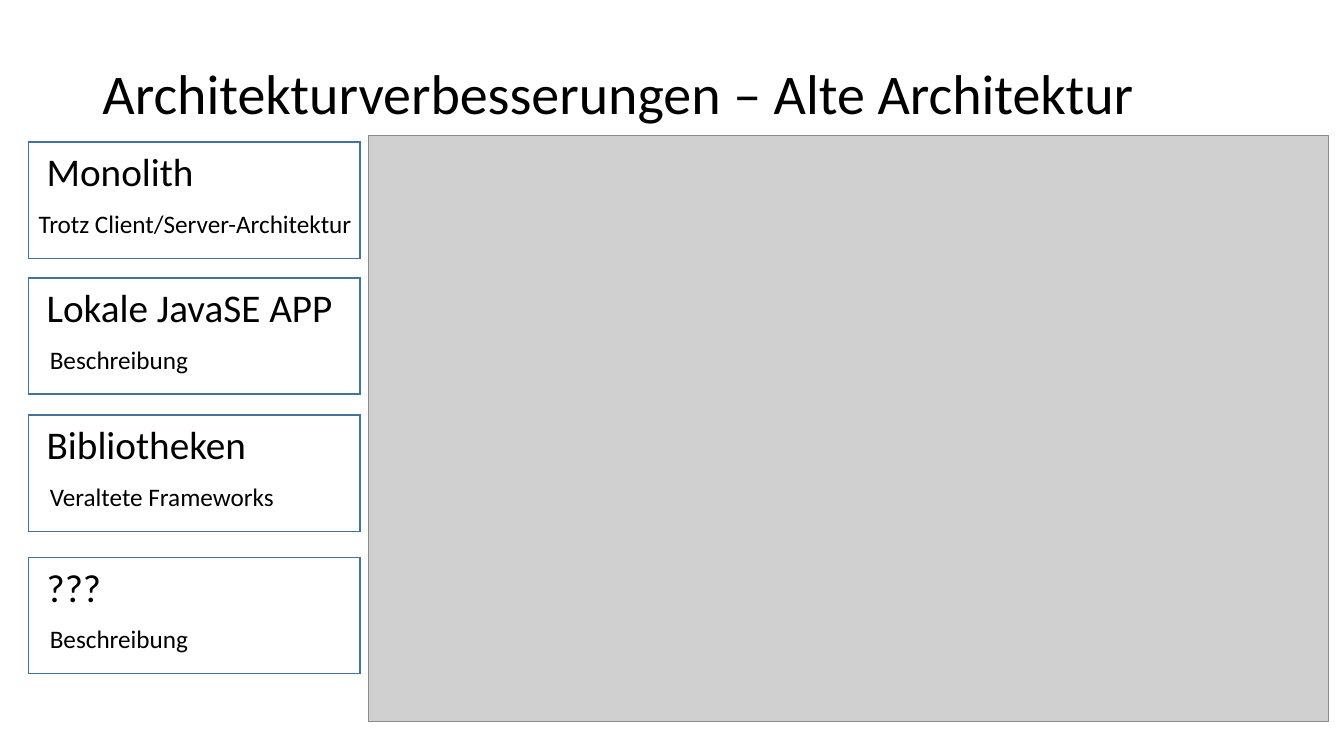
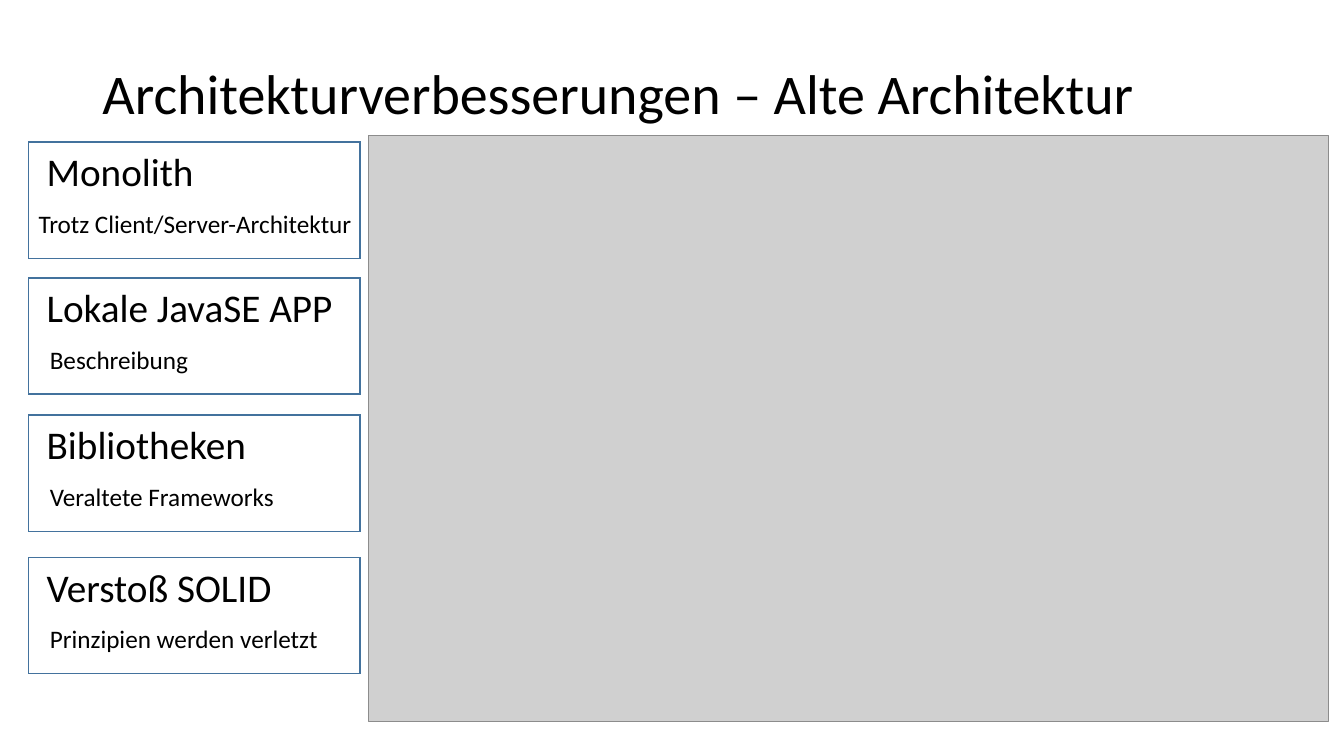
Before and after one commit to chrissike/chatapplication, a slide deck: slide 5 of dokumentation/vortrag.pptx. Drawn at 1344x756 pixels with LibreOffice and Linux fonts; fonts in the diff are those of the drawing; grey boxes stand for pictures; background and template pictures are left out. Boxes give left, top, right and bottom in pixels: in the first picture for what was removed or moved away, otherwise in the second. Text is boxed around its words. In the diff, an @@ line names an element or a change of style, - is before the commit and + after.

```diff
--- a/dokumentation/vortrag.pptx
+++ b/dokumentation/vortrag.pptx
@@ text at bbox=[47, 575, 271, 603]: text changed @@
-???
+Verstoß SOLID
@@ text at bbox=[50, 630, 317, 652]: text changed @@
-Beschreibung
+Prinzipien werden verletzt
```
Also in this commit, not shown: 1 other slide changed, 3 other files.
